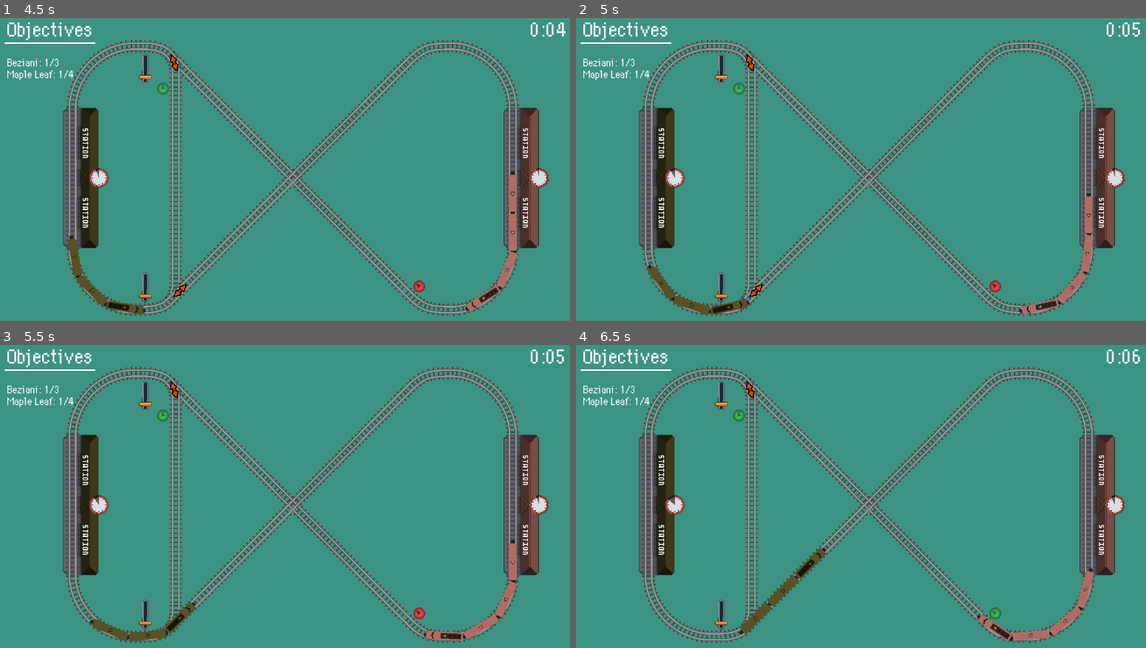
Above: before the commit, frames 1-4 (two rows, left to right).
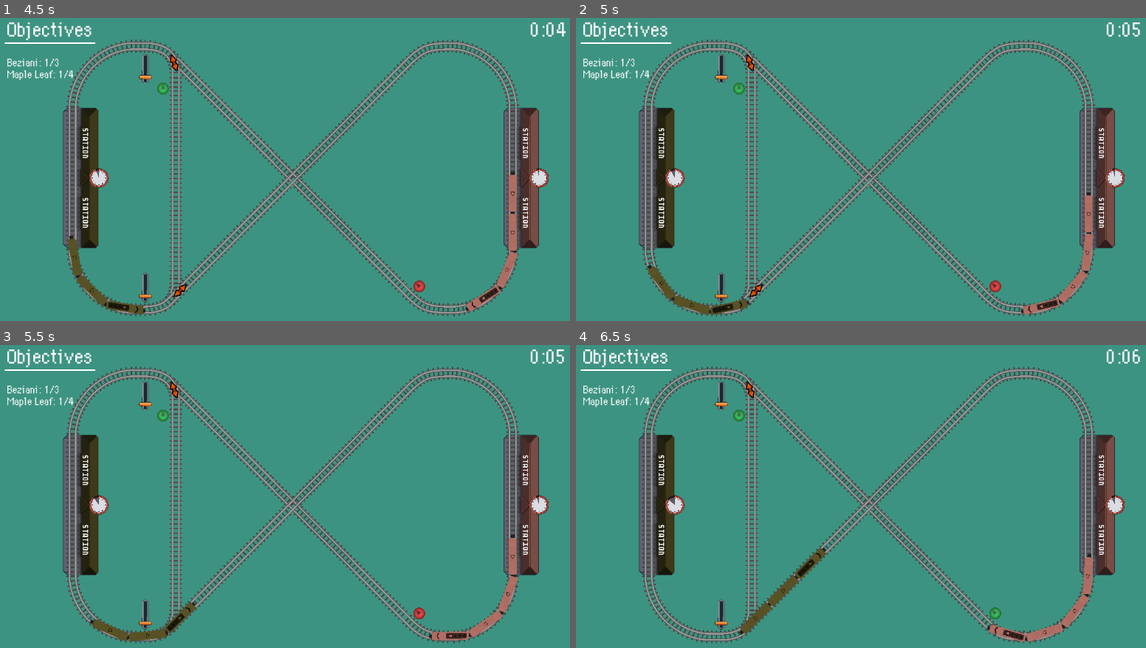
Above: after the commit, the same moments.

Repository: dsg-jam/ld54-game
Game: Godot game, scene res://scenes/Level2.tscn
Two runs of this game, one before a commit and one after it. Both use one fixed random seed, a clock stepped at 60 frames per second and the inputs below. This scene is started directly instead of the project's main scene.
Inputs (mouse positions are in pixels of both pictures, inside the frame that each line leads up to):
- Up to frame 1 (4.5 s): click (421, 287) at 0.5 s; click (148, 287) at 1.27 s; hold Space (brake) from 3.53 s (still down)
- Up to frame 2 (5 s): keep holding Space (brake)
- Up to frame 3 (5.5 s): keep holding Space (brake)
- Up to frame 4 (6.5 s): release Space (brake) at 5.78 s

Frame 1 is identical in both runs. In frame 2, 0.2% of the frame differs, in the area x 77-91%, y 57-99%; in frame 3, 0.3%; in frame 4, 0.6%, in the area x 70-91%, y 69-99%.

Commit message:
Increase safety margin

Diff:
--- a/scripts/TrainEngine.gd
+++ b/scripts/TrainEngine.gd
@@ -10,7 +10,7 @@
 @export var gravity: float = 9.8
 @export var brake_power: float = 50
 
-const SAFETY_STOP_MARGIN: float = 15.0
+const SAFETY_STOP_MARGIN: float = 50.0
 const LOOK_AHEAD_TRACKS: int = 10
 const DELTA_BRAKING_DISTANCE: float = 10.0
 
